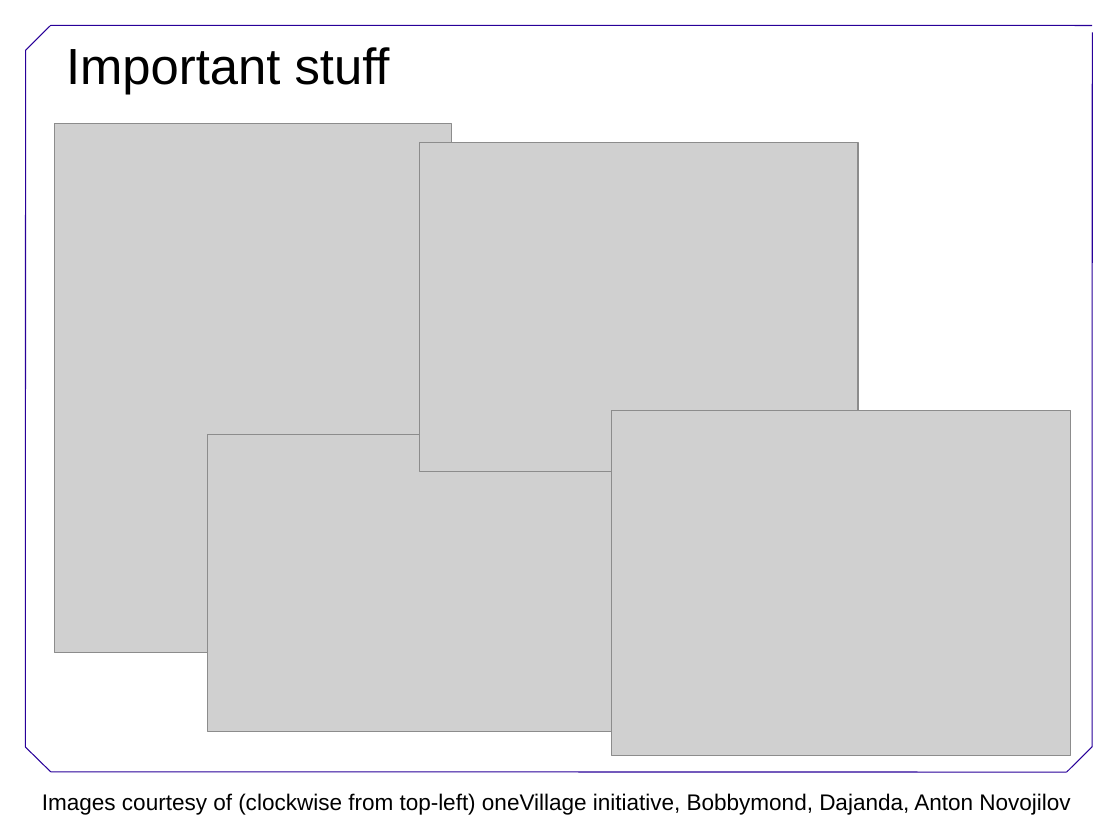
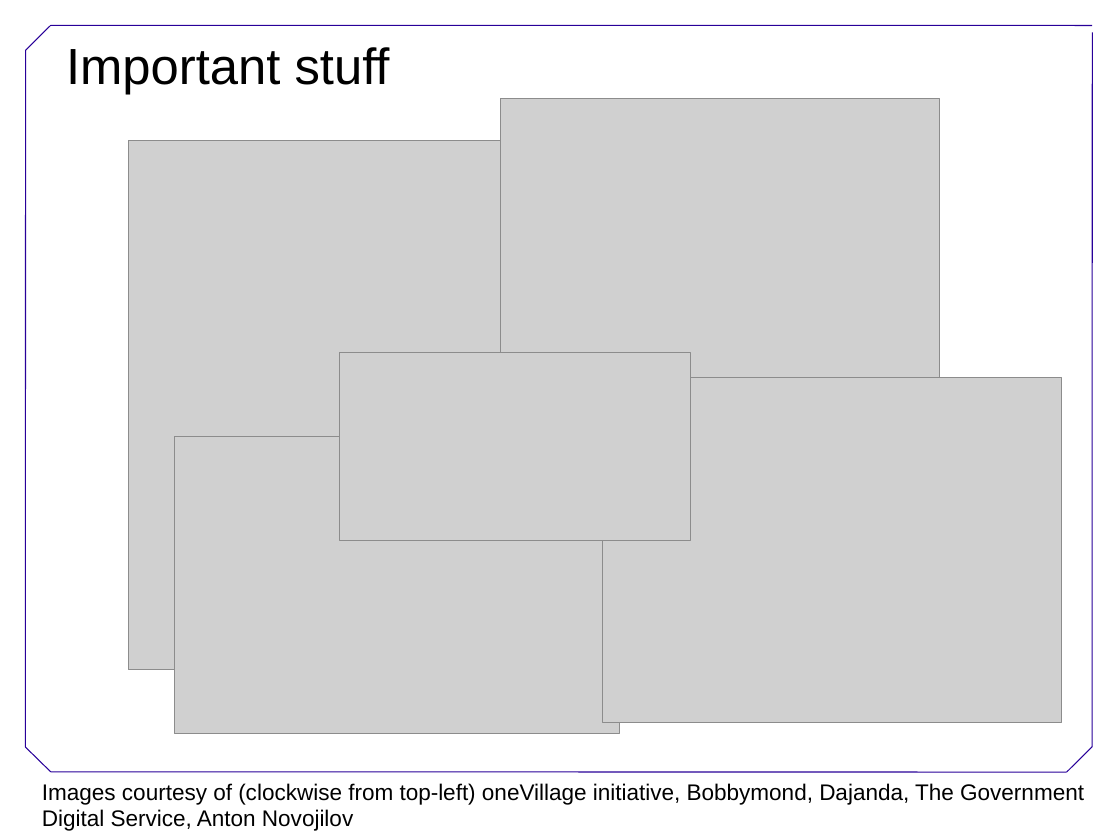
Before and after one commit to swcarpentry/DEPRECATED-boot-camps, a slide deck: slide 4 of Welcome.ppt. Drawn at 1120x840 pixels with LibreOffice and Linux fonts; fonts in the diff are those of the drawing; grey boxes stand for pictures; background and template pictures are left out. Boxes give left, top, right and bottom in pixels: in the first picture for what was removed or moved away, otherwise in the second. Text is boxed around its words. In the diff, an @@ line names an element or a change of style, - is before the commit and + after.

```diff
--- a/Welcome.ppt
+++ b/Welcome.ppt
@@ picture: place and size @@
-picture at (420,142,859,472)
+picture at (501,99,940,428)
@@ picture: place and size @@
-picture at (54,124,451,654)
+picture at (128,140,525,670)
@@ picture added at (340,353,691,541) @@
@@ picture: place and size @@
-picture at (612,411,1071,755)
+picture at (603,378,1062,723)
@@ picture: place and size @@
-picture at (208,435,654,732)
+picture at (175,437,620,734)
@@ text at (42,783,1084,831): text changed @@
-Images courtesy of (clockwise from top-left) oneVillage initiative, Bobbymond, Dajanda, Anton Novojilov
+Images courtesy of (clockwise from top-left) oneVillage initiative, Bobbymond, Dajanda, The Government Digital Service, Anton Novojilov
```
Also in this commit, not shown: 4 other slides changed, 1 slide added, 1 slide removed.
